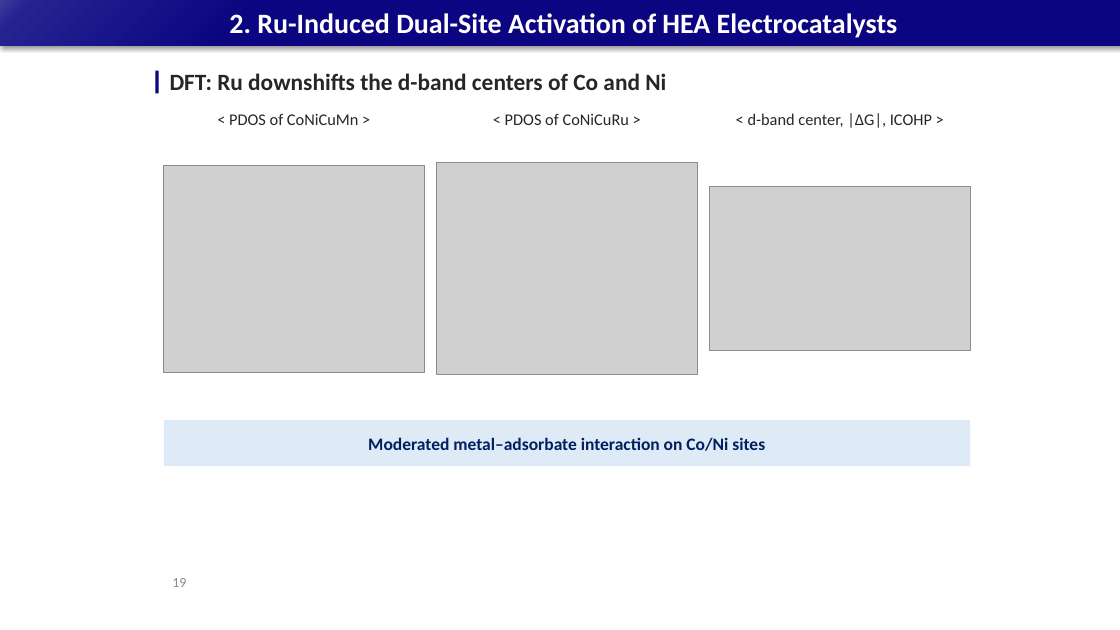
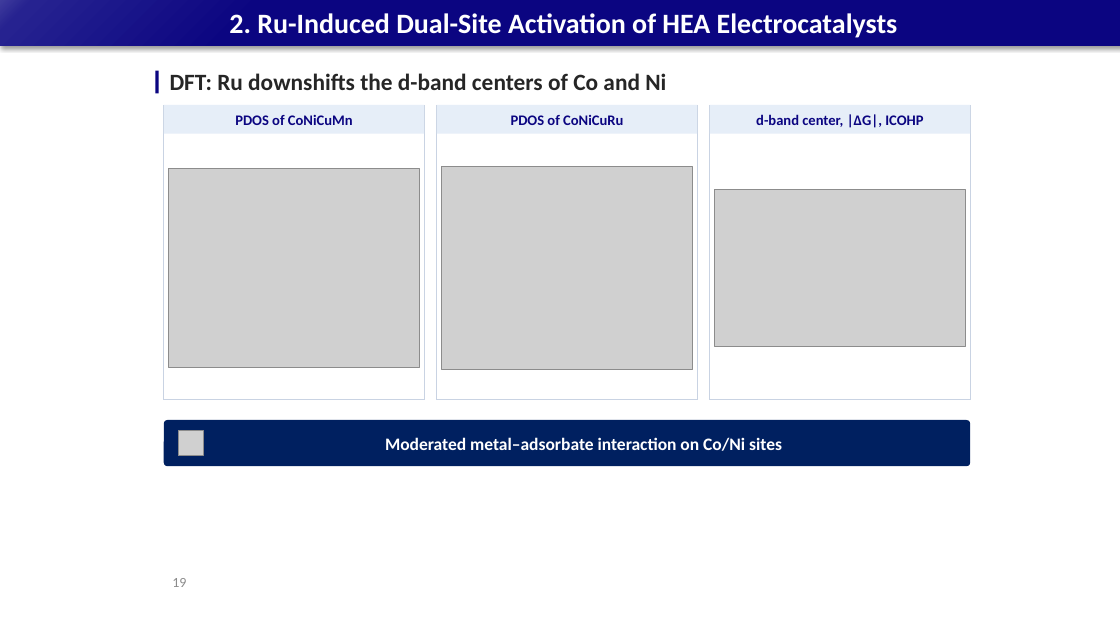
Before and after one commit to limsj0204/letter, a slide deck: slide 19 of 학위논문_디펜스_발표자료.pptx. Drawn at 1120x630 pixels with LibreOffice and Linux fonts; fonts in the diff are those of the drawing; grey boxes stand for pictures. Boxes give left, top, right and bottom in pixels: in the first picture for what was removed or moved away, otherwise in the second. Text is boxed around its words. In the diff, an @@ line names an element or a change of style, - is before the commit and + after.

```diff
--- a/학위논문_디펜스_발표자료.pptx
+++ b/학위논문_디펜스_발표자료.pptx
@@ rectangle added at (164,105,424,399), outline #C9D3E3 0.75 pt @@
@@ text in rectangle at (235,115,353,125): text changed; size 14 to 12.5 pt; text colour #262626 to #0B0581; bold on @@
-< PDOS of CoNiCuMn >
+PDOS of CoNiCuMn
@@ rectangle added at (437,105,697,399), outline #C9D3E3 0.75 pt @@
@@ text in rectangle at (511,115,623,125): text changed; size 14 to 12.5 pt; text colour #262626 to #0B0581; bold on @@
-< PDOS of CoNiCuRu >
+PDOS of CoNiCuRu
@@ 3 rectangles: place and size @@
-3 rectangles at (229,113,932,128)
+3 rectangles at (164,105,970,134)
@@ vertical alignment top to middle; fill none to #E6EEF8 in 3 elements at (164,105,424,134), (437,105,697,134), (710,105,970,134) @@
@@ rectangle added at (710,105,970,399), outline #C9D3E3 0.75 pt @@
@@ text in rectangle at (756,114,923,128): text changed; size 14 to 12.5 pt; text colour #262626 to #0B0581; bold on @@
-< d-band center, |ΔG|, ICOHP >
+d-band center, |ΔG|, ICOHP
@@ picture: place and size @@
-picture at (164,165,424,372)
+picture at (169,168,419,367)
@@ picture: place and size @@
-picture at (437,163,697,375)
+picture at (442,166,692,370)
@@ picture: place and size @@
-picture at (710,187,970,350)
+picture at (715,189,965,347)
@@ rounded rectangle "Moderated metal–adsorbate interaction on Co/Ni ..." at (164,420,970,466): text colour #002060 to #FFFFFF; rectangle to rounded rectangle; fill #DEEBF7 to #002060 @@
@@ picture added at (178,430,203,455) @@
```
Also in this commit, not shown: 31 other slides changed.
